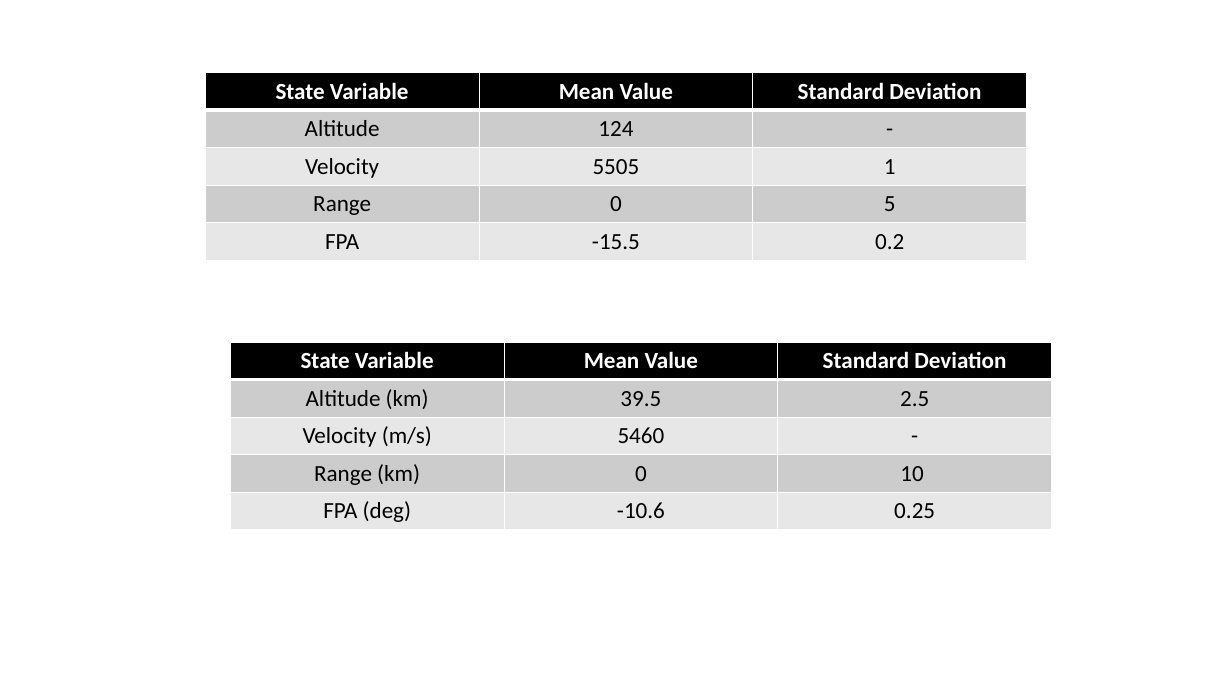
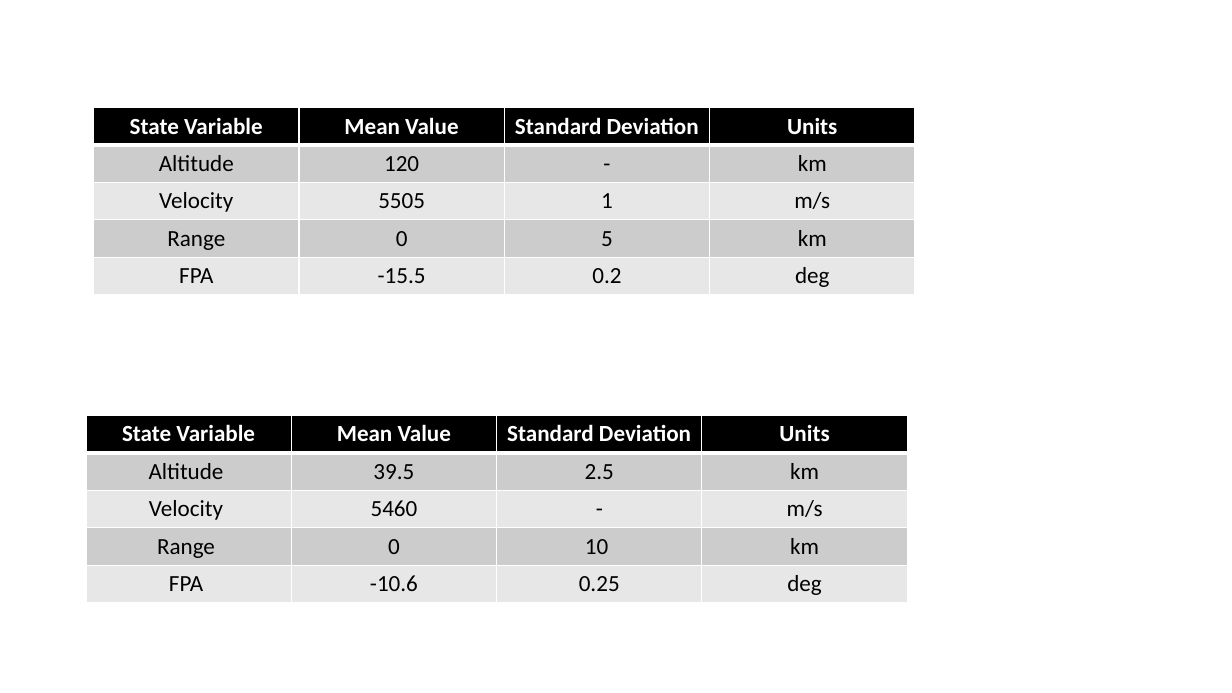
Before and after one commit to CDNoyes/EDL-Py, a slide deck: slide 7 of Documents/Dissertation/Figures.pptx. Drawn at 1232x693 pixels with LibreOffice and Linux fonts; fonts in the diff are those of the drawing. Boxes give left, top, right and bottom in pixels: in the first picture for what was removed or moved away, otherwise in the second. Text is boxed around its words. In the diff, an @@ line names an element or a change of style, - is before the commit and + after.

Commit message:
Figures update

```diff
--- a/Documents/Dissertation/Figures.pptx
+++ b/Documents/Dissertation/Figures.pptx
@@ table at box(93, 107, 914, 295) @@
-column 2, row 2: 124
+column 2, row 2: 120
+column 4: Units | km | m/s | km | deg
@@ table: place and size @@
-table at box(205, 73, 1026, 261)
+table at box(93, 107, 914, 295)
@@ table at box(86, 416, 907, 604) @@
-column 1: State Variable | Altitude (km) | Velocity (m/s) | Range (km) | FPA (deg)
+column 1: State Variable | Altitude | Velocity | Range | FPA
+column 4: Units | km | m/s | km | deg
@@ table: place and size @@
-table at box(230, 342, 1051, 530)
+table at box(86, 416, 907, 604)
```
